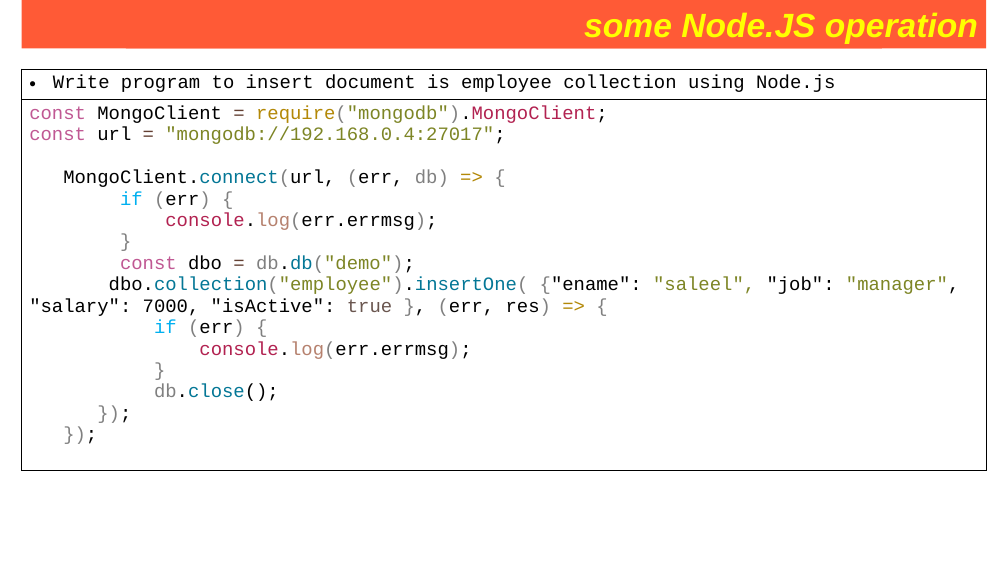
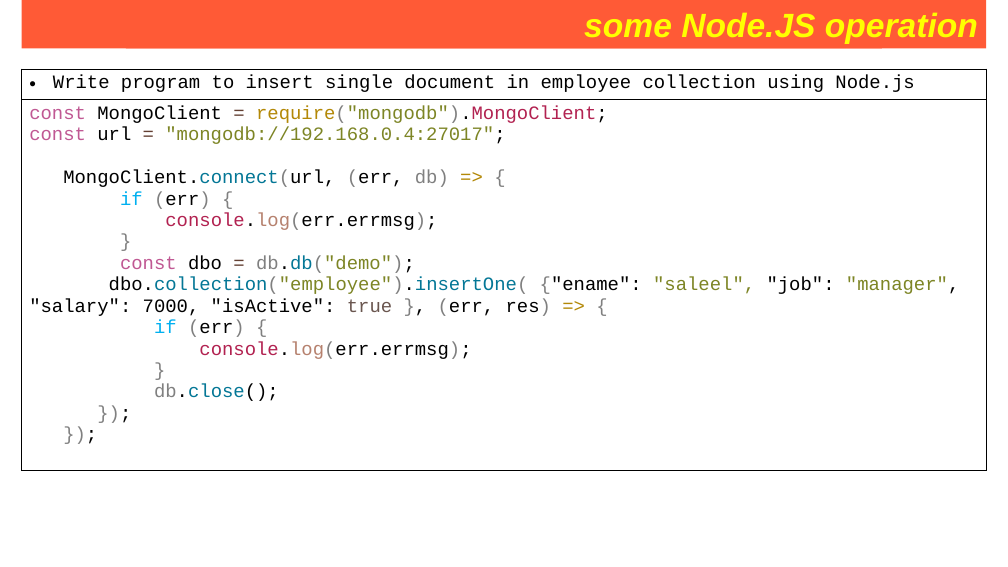
Before and after one commit to Saleel-Bagde/PPT-s, a slide deck: slide 251 of MongoDB PPT.pptx. Drawn at 1008x567 pixels with LibreOffice and Linux fonts; fonts in the diff are those of the drawing. Boxes give left, top, right and bottom in pixels: in the first picture for what was removed or moved away, otherwise in the second. Text is boxed around its words. In the diff, an @@ line names an element or a change of style, - is before the commit and + after.

```diff
--- a/MongoDB PPT.pptx
+++ b/MongoDB PPT.pptx
@@ table at [22,70,987,471] @@
-row 1, column 1: Write program to insert document is employee collection using Node.js
+row 1, column 1: Write program to insert single document in employee collection using Node.js
```
Also in this commit, not shown: 2 other slides changed.
